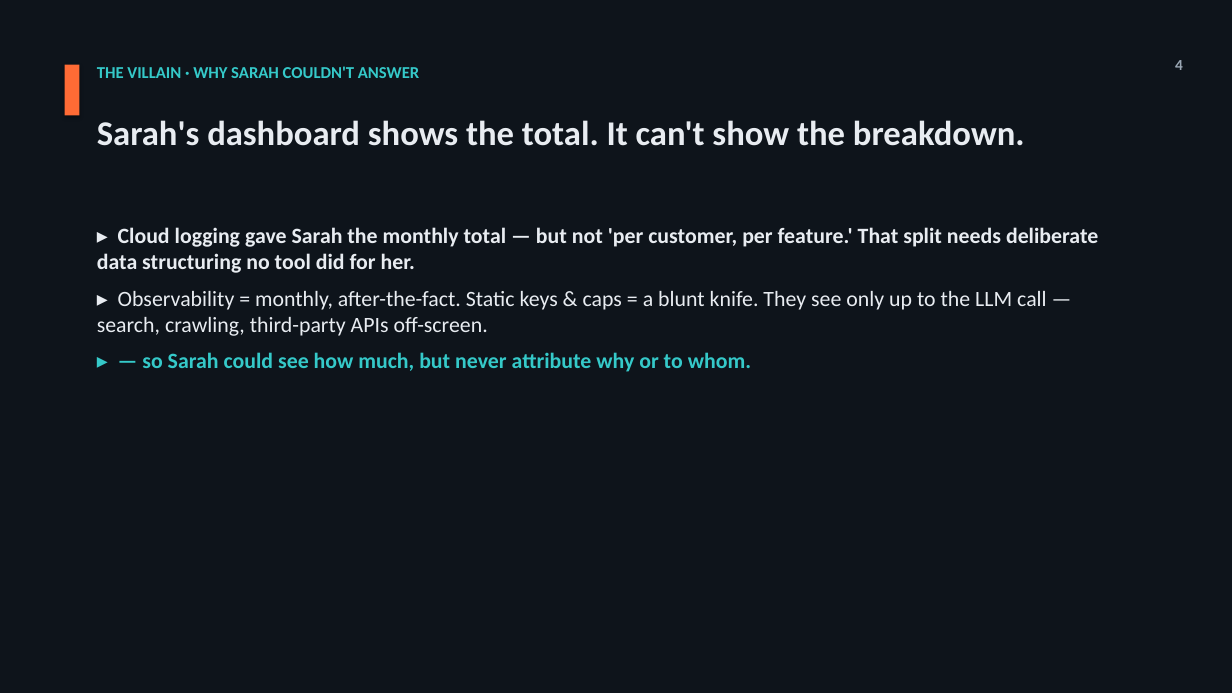
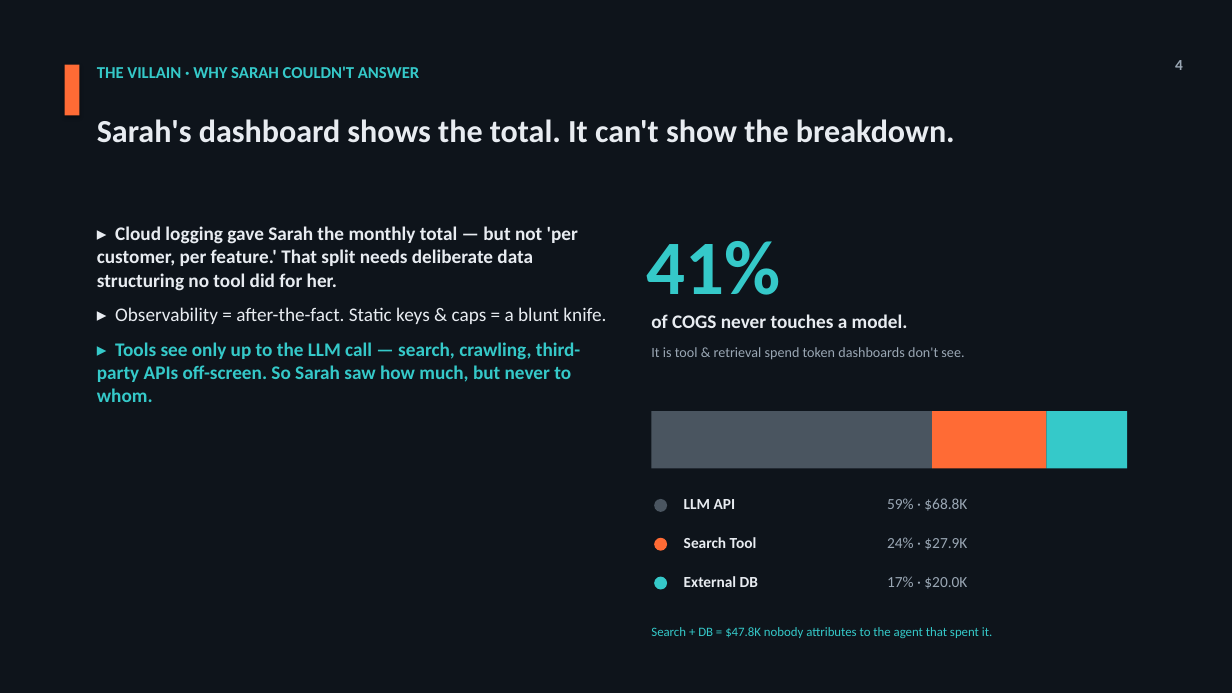
Before and after one commit to jmormalik/WTIA_AI_Cost_Gov, a slide deck: slide 4 of deliverables/Pitch_Deck_VersionB_Hero-Hybrid_EN.pptx. Drawn at 1232x693 pixels with LibreOffice and Linux fonts; fonts in the diff are those of the drawing. Boxes give left, top, right and bottom in pixels: in the first picture for what was removed or moved away, otherwise in the second. Text is boxed around its words. In the diff, an @@ line names an element or a change of style, - is before the commit and + after.

```diff
--- a/deliverables/Pitch_Deck_VersionB_Hero-Hybrid_EN.pptx
+++ b/deliverables/Pitch_Deck_VersionB_Hero-Hybrid_EN.pptx
@@ text "Sarah's dashboard shows the total. ..." at [97,119,955,143]: size 27 to 25 pt @@
@@ text at [97,226,578,291]: size 17 to 15 pt in "▸ Cloud logging gave Sarah the monthly ..."; more space between paragraphs @@
@@ text added at [647,241,781,295], 60 pt, text #35C9C9, bold @@
+41%
@@ text at [97,307,606,402]: text changed; size 17 to 15 pt; text colour #E8ECF1 to #35C9C9; bold on @@
-▸ Observability = monthly, after-the-fact. Static keys & caps = a blunt knife. They see only up to the LLM call — search, crawling, third-party APIs off-screen.
-▸ — so Sarah could see how much, but never attribute why or to whom.
+▸ Observability = after-the-fact. Static keys & caps = a blunt knife.
+▸ Tools see only up to the LLM call — search, crawling, third-party APIs off-screen. So Sarah saw how much, but never to whom.
@@ text added at [651,314,908,328], 15 pt, text #E8ECF1, bold @@
+of COGS never touches a model.
@@ text added at [651,347,964,359], 11 pt, text #9AA7B4 @@
+It is tool & retrieval spend token dashboards don't see.
@@ rectangle added at [652,411,933,469], fill #4A5560 @@
@@ rectangle added at [933,411,1047,469], fill #FF6B35 @@
@@ rectangle added at [1046,411,1128,469], fill #35C9C9 @@
@@ ellipse added at [654,499,667,512], fill #4A5560 @@
@@ text added at [684,499,736,509], 12 pt, text #E8ECF1, bold @@
+LLM API
@@ text added at [887,498,967,511], 12 pt, text #9AA7B4 @@
+59% · $68.8K
@@ ellipse added at [654,538,667,551], fill #FF6B35 @@
@@ text added at [684,537,757,548], 12 pt, text #E8ECF1, bold @@
+Search Tool
@@ text added at [887,537,967,550], 12 pt, text #9AA7B4 @@
+24% · $27.9K
@@ ellipse added at [654,577,667,590], fill #35C9C9 @@
@@ text added at [684,576,758,587], 12 pt, text #E8ECF1, bold @@
+External DB
@@ text added at [887,576,967,589], 12 pt, text #9AA7B4 @@
+17% · $20.0K
@@ text added at [651,627,992,638], 10 pt, text #35C9C9 @@
+Search + DB = $47.8K nobody attributes to the agent that spent it.
```
Also in this commit, not shown: 3 other slides changed, 9 other files.
